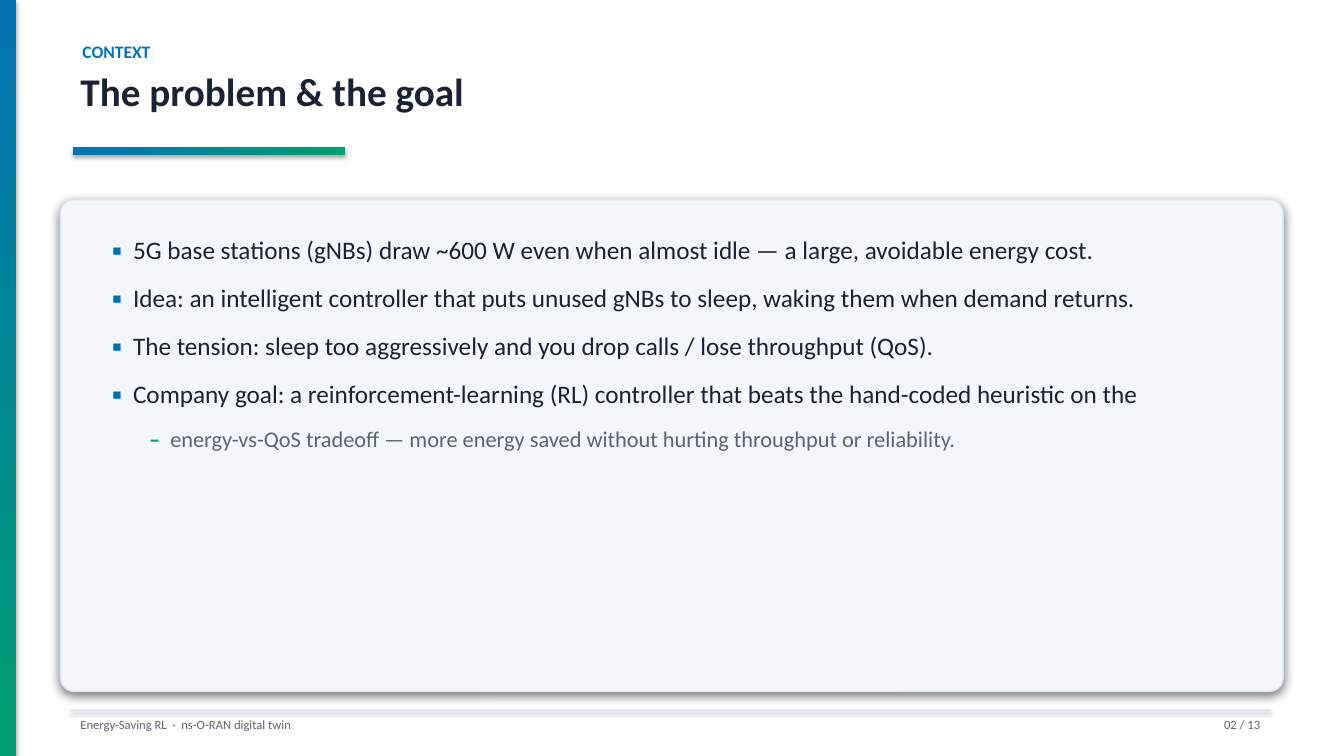
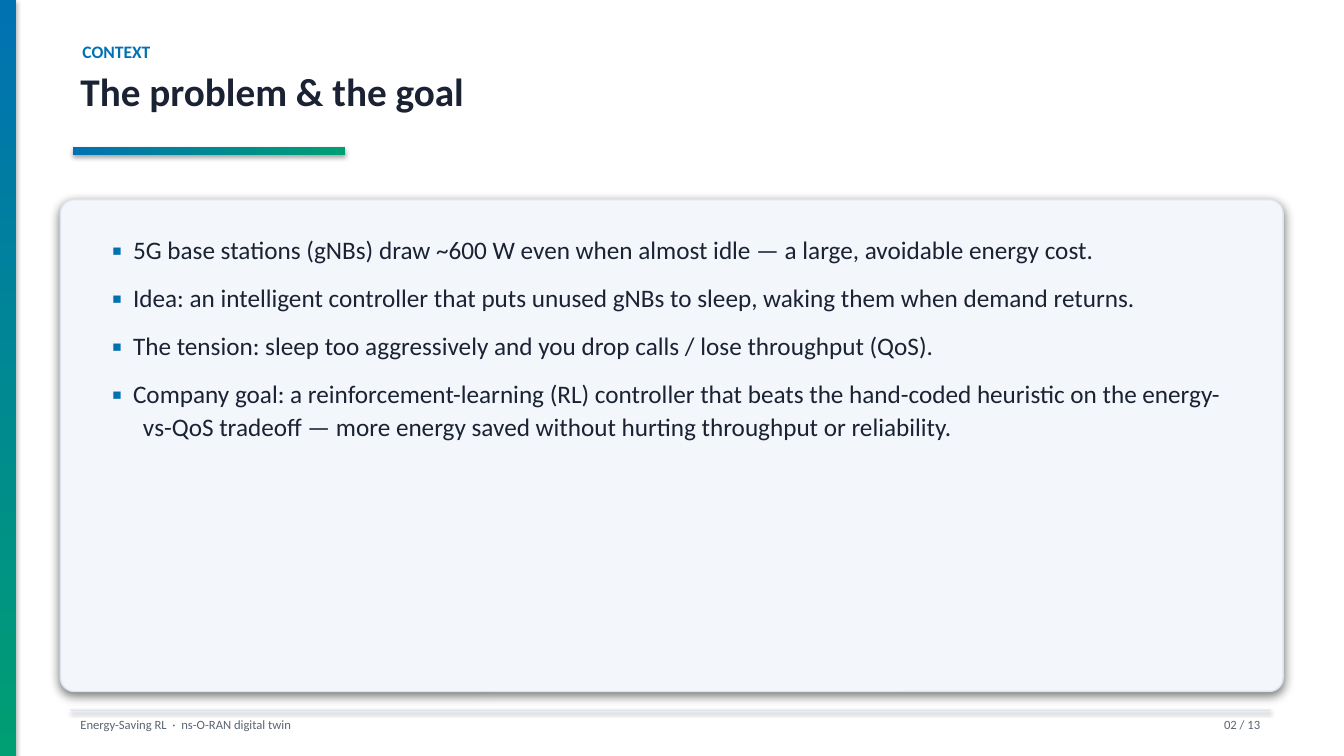
Before and after one commit to SergeantCooper/ns-o-ran-gym, a slide deck: slide 2 of energy_saving_RL_project.pptx. Drawn at 1344x756 pixels with LibreOffice and Linux fonts; fonts in the diff are those of the drawing. Boxes give left, top, right and bottom in pixels: in the first picture for what was removed or moved away, otherwise in the second. Text is boxed around its words. In the diff, an @@ line names an element or a change of style, - is before the commit and + after.

Commit message:
deck: merge hard-wrapped sentence fragments into whole bullets
The old flat deck manually split sentences across a level-0 line + a level-1
sub-bullet to control width. With auto-wrapping panels those splits rendered as
orphaned dashed fragments (worst on slide 12). Merged each split back into one
bullet on slides 2/3/6/9/12/13 (wording unchanged) and added bold lead-in labels
on the bottom-line slide. Genuine sub-steps (slide 4) kept as-is.

```diff
--- a/energy_saving_RL_project.pptx
+++ b/energy_saving_RL_project.pptx
@@ text at (133, 385, 1219, 441): text changed @@
-▪ Company goal: a reinforcement-learning (RL) controller that beats the hand-coded heuristic on the
-– energy-vs-QoS tradeoff — more energy saved without hurting throughput or reliability.
+▪ Company goal: a reinforcement-learning (RL) controller that beats the hand-coded heuristic on the energy-vs-QoS tradeoff — more energy saved without hurting throughput or reliability.
```
Also in this commit, not shown: 5 other slides changed, 1 other file.
